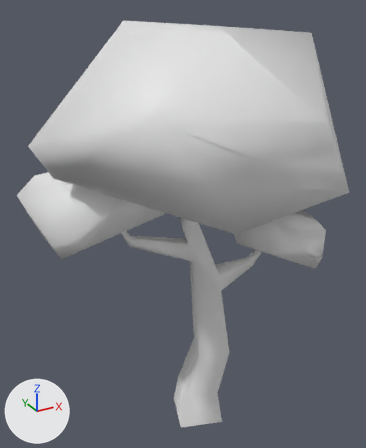
An edit to the FBX model assets/module_storm_sunder/FBX/Model/House/tree2.fbx, drawn before and after from the same camera.
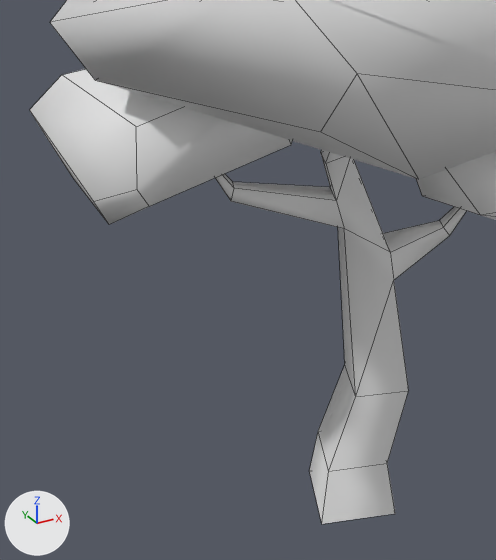
Each version appears first whole from a 50 mm lens placed at (-0.973, -1.619, 1.815), pointed at (-0.019, 0.115, 0.948), and next in a close-up on the part from 0% to 76% of the width and 30% to 100% of the height. The lights are fixed; the arrows at lower left show +X, +Y and +Z. The close-ups show mesh edges as thin lines. Where no turn or scale is listed for an object, it has been applied to the vertices.

Objects in the first close-up: 'tree2'.
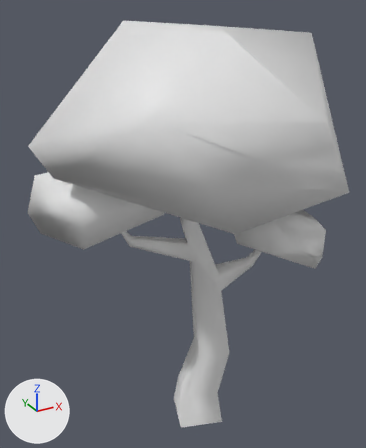
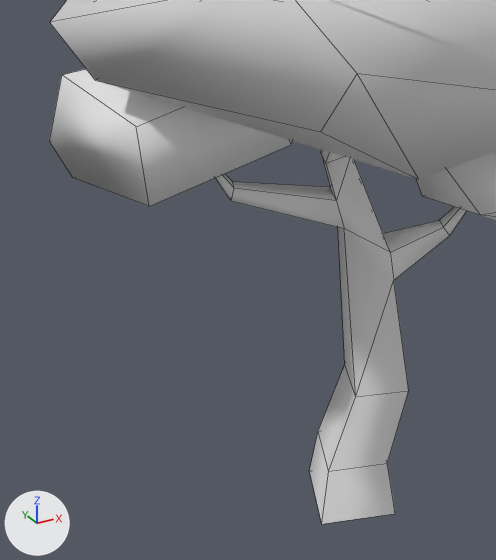
What the commit changed:
me_tree2 has 82 vertices, 69 faces and spans x -0.64..0.62, y -0.46..0.61, z 0.0..1.75.
me_tree2 is used by ob_tree2; location (0.0, 0.0, 0.0).
Verts and faces of me_tree2; kept vertices keep their numbers, new ones are numbered from 82.
Before the commit, vertices of me_tree2: 16 (-0.49, 0.0, 0.99) at pixel (149, 206), 17 (-0.55, 0.1, 0.92) at pixel (109, 224), 18 (-0.52, -0.02, 1.04) at pixel (137, 189), 19 (-0.5, 0.02, 1.16) at pixel (136, 126), 20 (-0.58, 0.24, 1.22) at pixel (61, 74).
Before the commit, vertices of me_tree2: 21 (-0.64, 0.33, 1.12) at pixel (29, 109), 22 (-0.61, 0.34, 1.03) at pixel (49, 141), 23 (-0.58, 0.3, 0.95) at pixel (72, 177), 24 (-0.22, 0.2, 1.27), 25 (-0.18, -0.02, 1.07) at pixel (291, 144).
Before the commit, vertices of me_tree2: 26 (-0.59, 0.05, 1.0) at pixel (93, 201), 27 (-0.09, 0.31, 1.08), 28 (-0.1, 0.05, 1.15), 29 (-0.23, 0.0, 1.24).
Part 1, on me_tree2:
Vertices deleted: 17, 18, 21, 26 (with the faces that use them).
New faces: (16, 19, 20, 22, 23), (16, 23, 27, 28, 25), (20, 24, 27, 22), (16, 25, 29, 19).

What differs and where, as boxes [x1, y1, x2, y2] in the close-ups (496 x 560 px; the box of a moved part takes in the faces that stretch with it):
'tree2', reshaped
    before: [30, 0, 496, 524]
    after: [49, 0, 496, 524]
part 1 of me_tree2, moved or reshaped
    before: [30, 75, 291, 225]
    after: [49, 76, 291, 206]
